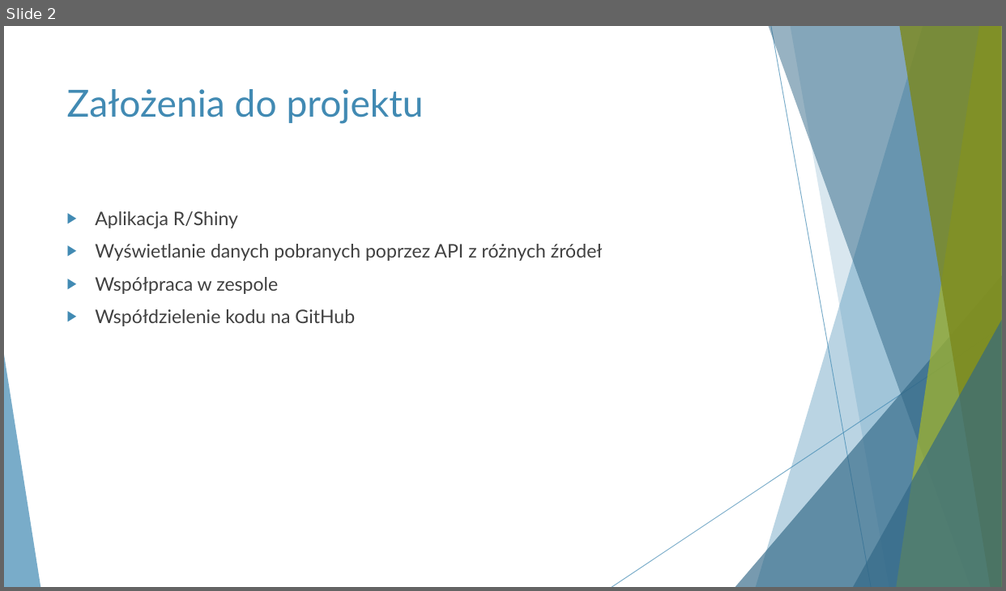
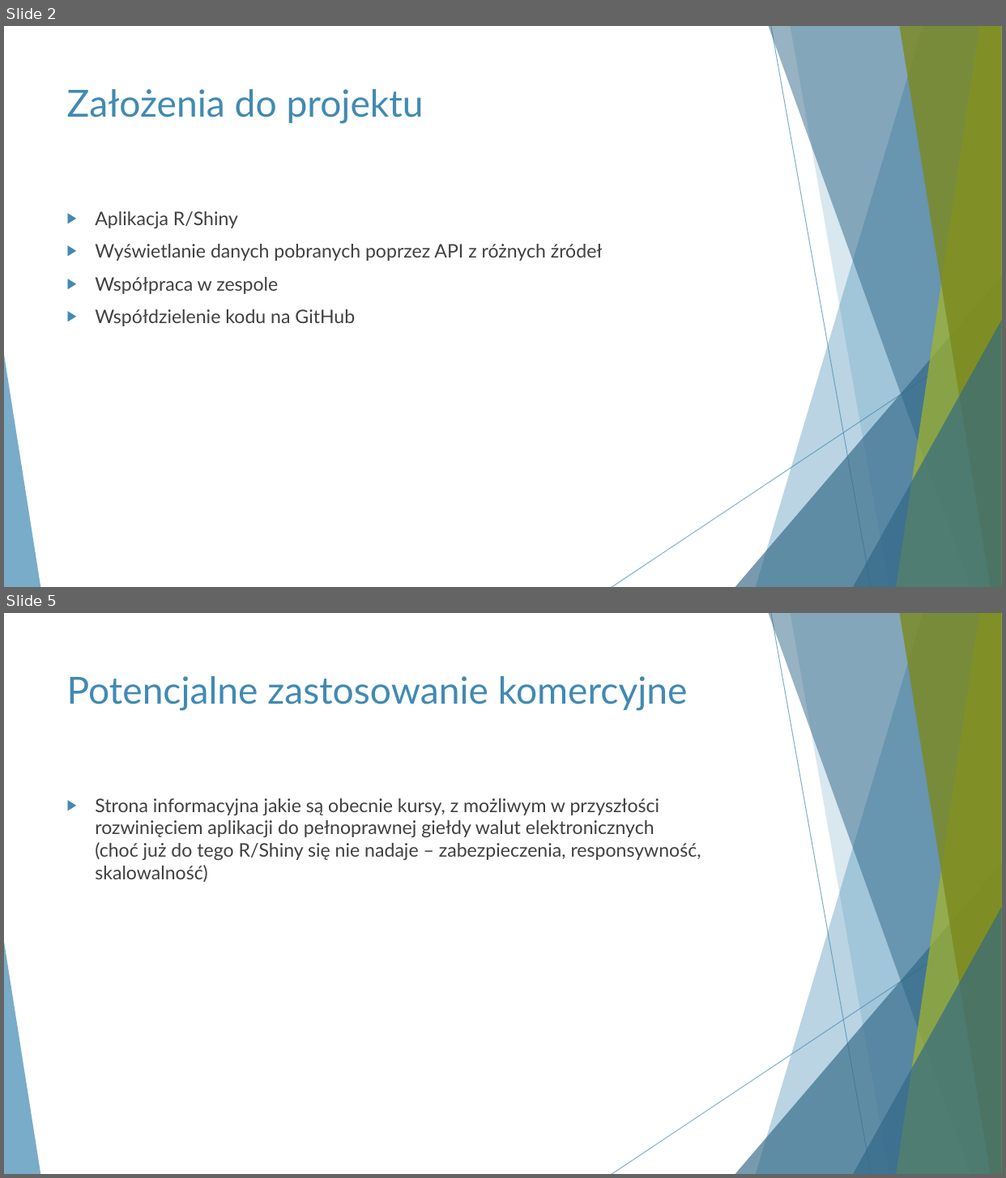
Before and after one commit to dawmon/waluty-elektroniczne, a slide deck: prezentacja/wymiona walut.pptx. Shown one above the other, each under a label of ours: slide 2 before the commit, slides 2 and 5 after it; the slides between them are not shown. The pictures are 1006x591 and 1006x1178 pixels, drawn with LibreOffice and Linux fonts; fonts in the diff are those of the drawing. Boxes give left, top, right and bottom in pixels: in the first picture for what was removed or moved away, otherwise in the second. Text is boxed around its words. In the diff, an @@ line names an element or a change of style, - is before the commit and + after.

```diff
--- a/prezentacja/wymiona walut.pptx
+++ b/prezentacja/wymiona walut.pptx
@@ slide 5 added at [4,613,1002,1174], background #FFFFFF; not listed: 10 template elements that a slide beside it also shows @@
@@ title added at [67,676,688,711], 36 pt, text #418AB3 @@
+Potencjalne zastosowanie komercyjne
@@ text added at [95,798,701,882], 18 pt, text #404040 @@
+▶ Strona informacyjna jakie są obecnie kursy, z możliwym w przyszłości rozwinięciem aplikacji do pełnoprawnej giełdy walut elektronicznych
+  (choć już do tego R/Shiny się nie nadaje – zabezpieczenia, responsywność, skalowalność)
```
Also in this commit, not shown: 2 slides changed, 1 other slide added, 1 slide removed.
